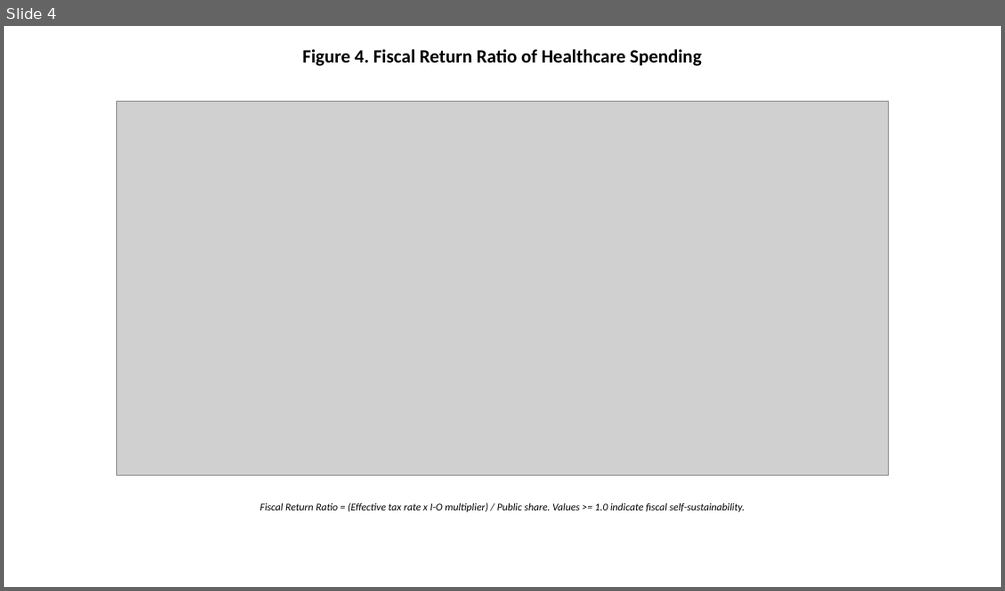
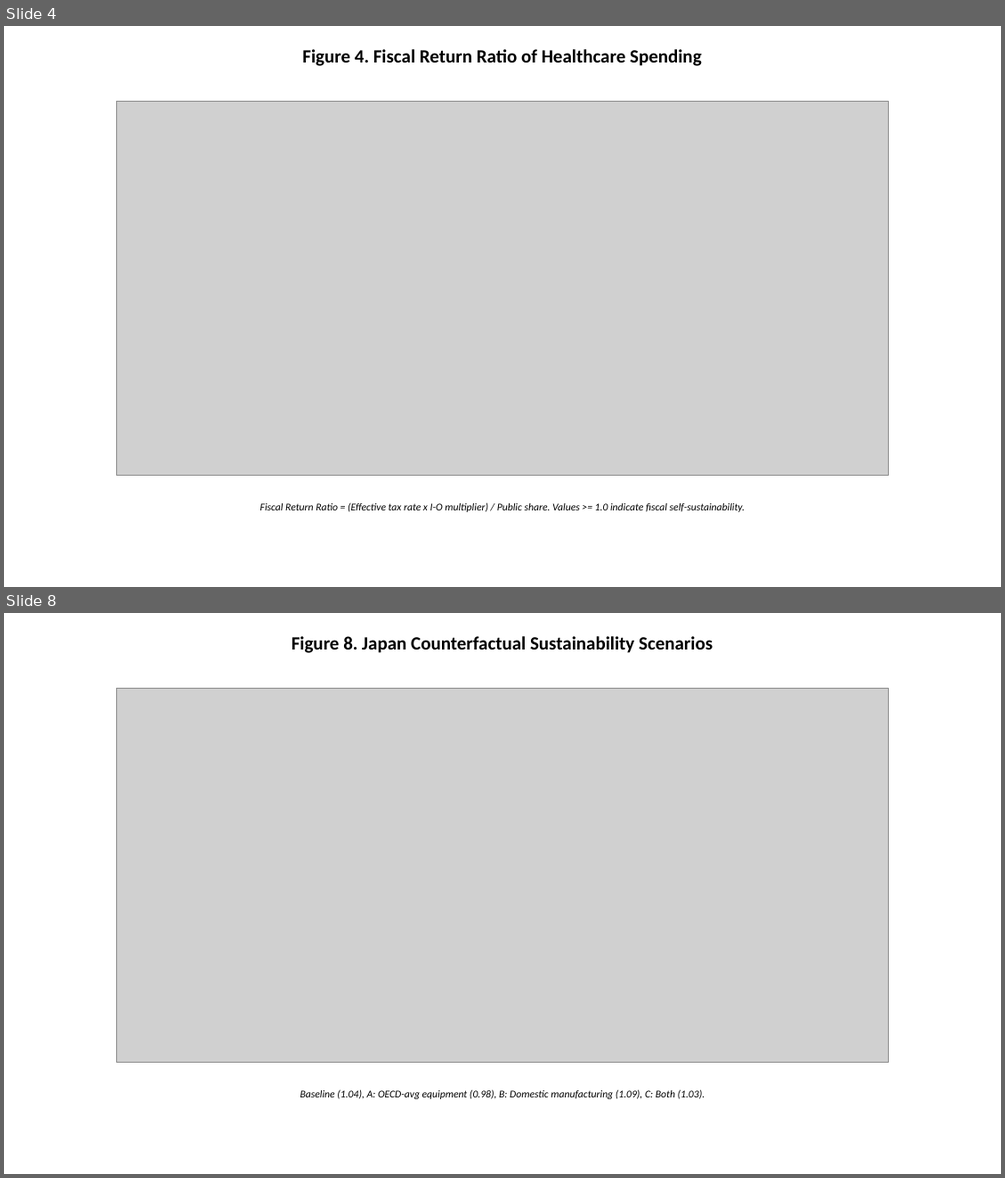
Before and after one commit to bougtoir/kotha-rct-decomposition, a slide deck: healthcare_economic_effect/output/pptx/Healthcare_Economic_Effect_Figures_EN.pptx. Shown one above the other, each under a label of ours: slide 4 before the commit, slides 4 and 8 after it; the slides between them are not shown. The pictures are 1005x591 and 1005x1178 pixels, drawn with LibreOffice and Linux fonts; fonts in the diff are those of the drawing; grey boxes stand for pictures. Boxes give left, top, right and bottom in pixels: in the first picture for what was removed or moved away, otherwise in the second. Text is boxed around its words. In the diff, an @@ line names an element or a change of style, - is before the commit and + after.

```diff
--- a/healthcare_economic_effect/output/pptx/Healthcare_Economic_Effect_Figures_EN.pptx
+++ b/healthcare_economic_effect/output/pptx/Healthcare_Economic_Effect_Figures_EN.pptx
@@ slide 8 added at (4,613,1001,1174), background #FFFFFF @@
@@ text added at (291,636,712,653), 18 pt, text #000000, bold @@
+Figure 8. Japan Counterfactual Sustainability Scenarios
@@ picture added at (116,688,889,1062) @@
@@ text added at (300,1089,705,1099), 10 pt, text #000000, italic @@
+Baseline (1.04), A: OECD-avg equipment (0.98), B: Domestic manufacturing (1.09), C: Both (1.03).
```
Also in this commit, not shown: 1 slide changed, 2 other slides added, 15 other files.
